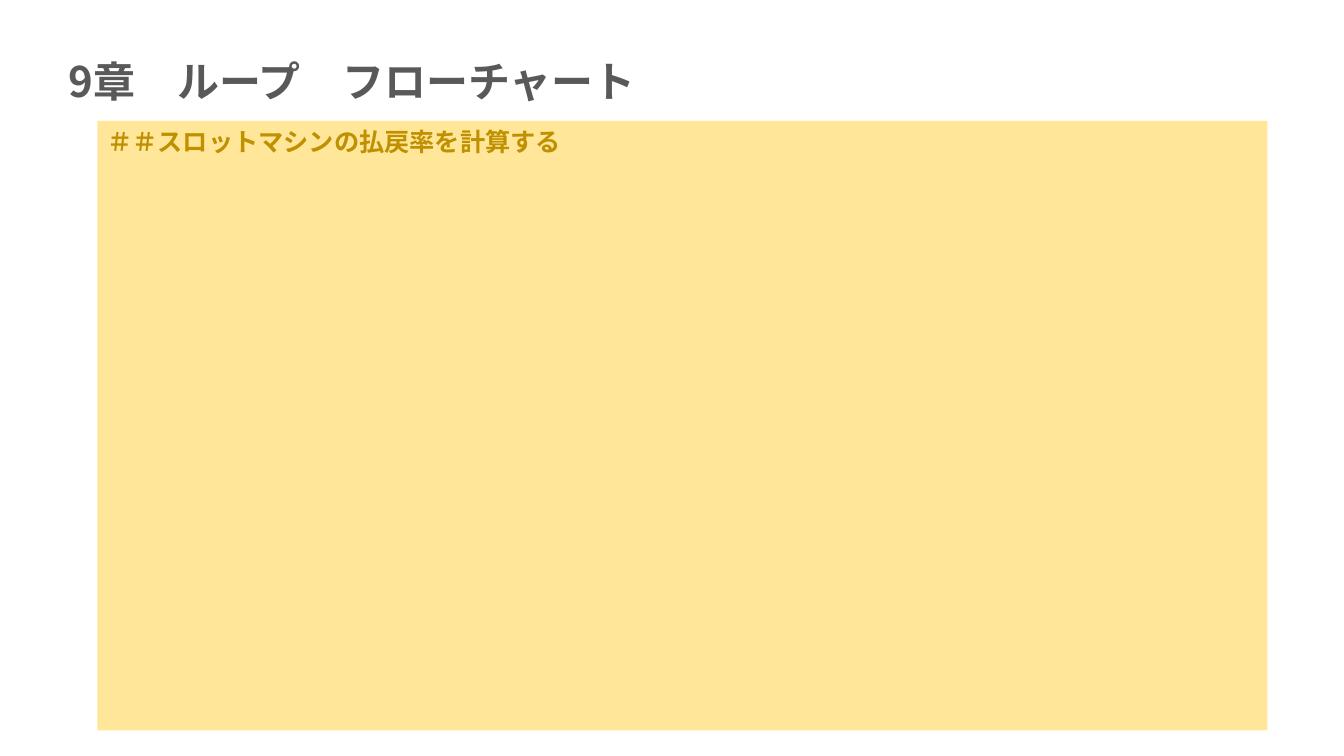
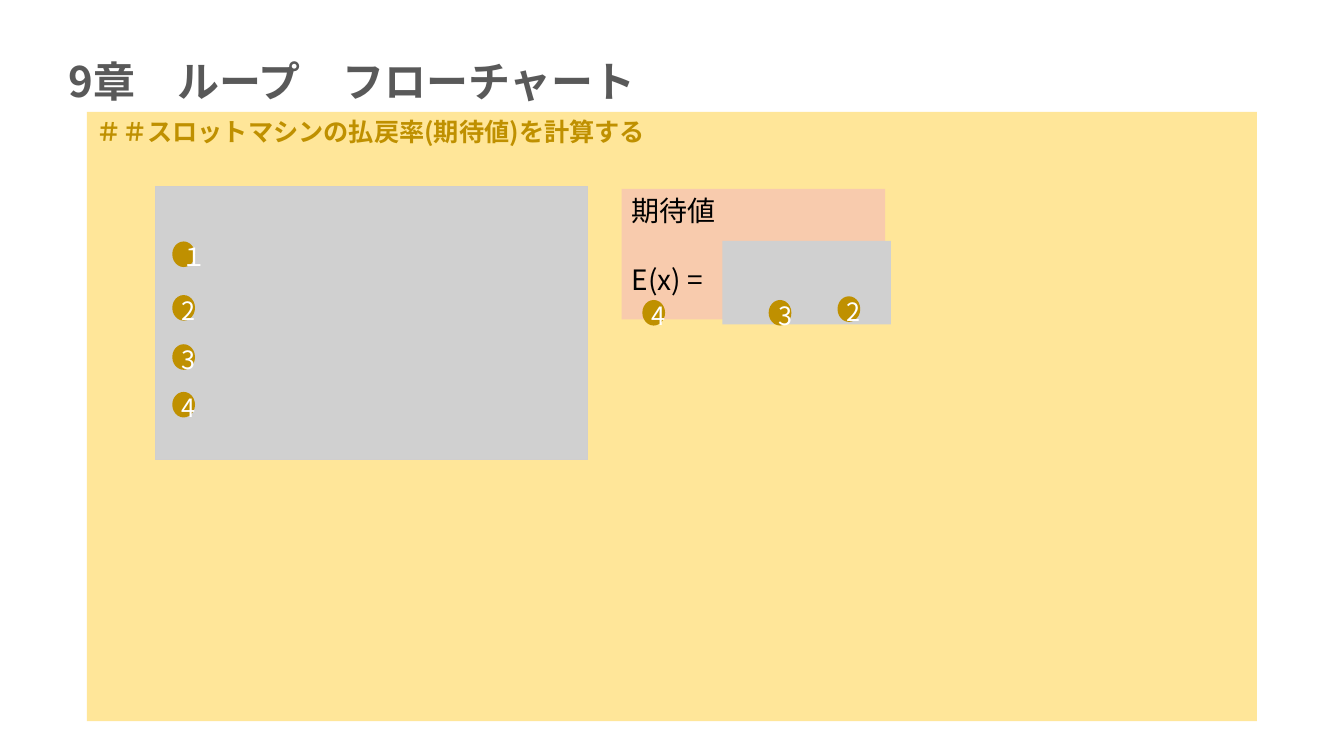
Before and after one commit to mei-517/r-practice-part3, a slide deck: slide 11 of 永井芽衣_Rpart3.pptx. Drawn at 1344x756 pixels with LibreOffice and Linux fonts; fonts in the diff are those of the drawing; grey boxes stand for pictures. Boxes give left, top, right and bottom in pixels: in the first picture for what was removed or moved away, otherwise in the second. Text is boxed around its words. In the diff, an @@ line names an element or a change of style, - is before the commit and + after.

```diff
--- a/永井芽衣_Rpart3.pptx
+++ b/永井芽衣_Rpart3.pptx
@@ rectangle "＃＃スロットマシンの払戻率(期待値)を計算する" moved from (x1=98, y1=121, x2=1268, y2=731) to (x1=87, y1=112, x2=1257, y2=722) @@
@@ text in rectangle at (x1=97, y1=119, x2=645, y2=146): text changed @@
-＃＃スロットマシンの払戻率を計算する
+＃＃スロットマシンの払戻率(期待値)を計算する
@@ group added at (x1=622, y1=190, x2=891, y2=326): 3 ellipses, 1 rectangle, 1 picture @@
+期待値
+E(x) =
+2
+3
+4
@@ group added at (x1=156, y1=187, x2=588, y2=460): 4 ellipses, 1 picture @@
+１
+2
+3
+4
```
Also in this commit, not shown: 3 other slides changed, 4 slides added, 1 slide removed, 1 other file.
